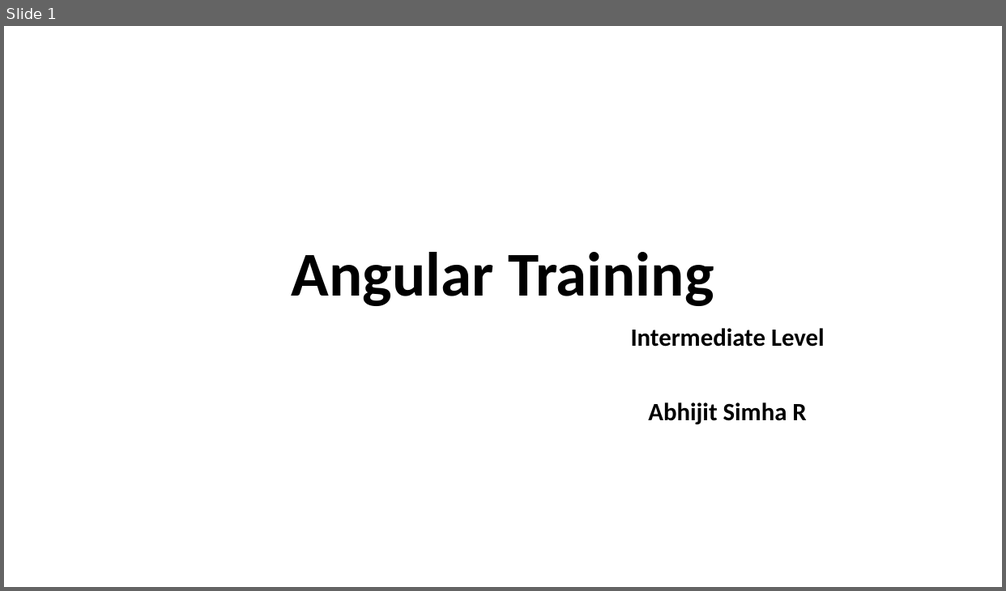
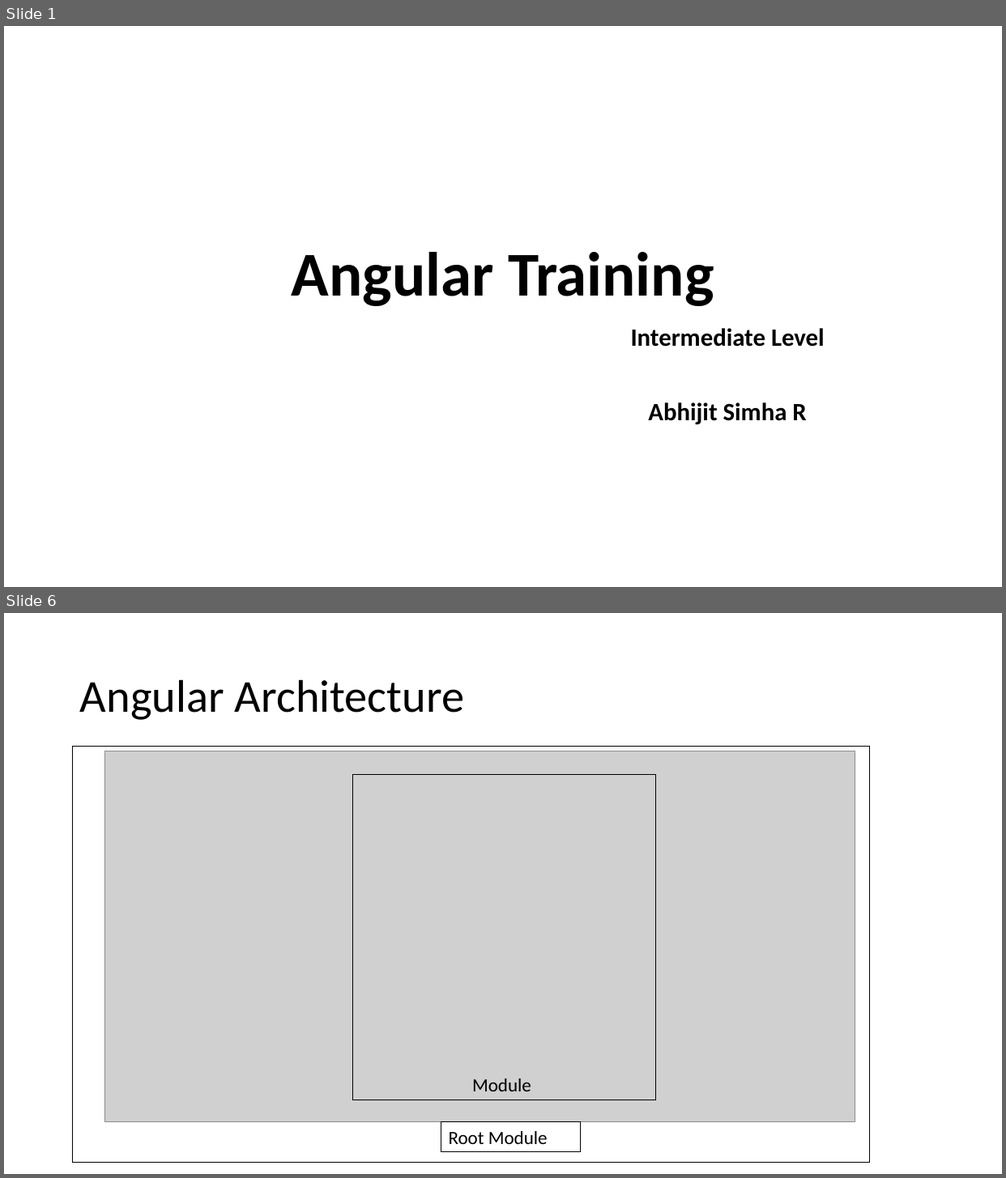
Before and after one commit to simhaabhijit/Angular-Training-Intermediate, a slide deck: Angular Intermediate Level Training PPT.pptx. Shown one above the other, each under a label of ours: slide 1 before the commit, slides 1 and 6 after it; the slides between them are not shown. The pictures are 1006x591 and 1006x1178 pixels, drawn with LibreOffice and Linux fonts; fonts in the diff are those of the drawing; grey boxes stand for pictures. Boxes give left, top, right and bottom in pixels: in the first picture for what was removed or moved away, otherwise in the second. Text is boxed around its words. In the diff, an @@ line names an element or a change of style, - is before the commit and + after.

Commit message:
save point till feature modules concept

```diff
--- a/Angular Intermediate Level Training PPT.pptx
+++ b/Angular Intermediate Level Training PPT.pptx
@@ slide 6 added at [4,613,1002,1174], background #FFFFFF @@
@@ title added at [80,679,465,720], 44 pt, text #000000 @@
+Angular Architecture
@@ rectangle added at [73,747,870,1163], outline #000000 0.75 pt @@
@@ picture added at [105,752,854,1122] @@
@@ rectangle added at [353,774,655,1100], outline #000000 0.75 pt @@
@@ text added at [472,1079,531,1092], 18 pt, text #000000 @@
+Module
@@ rectangle added at [441,1122,582,1152], outline #000000 0.75 pt, 18 pt, text #000000 @@
+Root Module
```
Also in this commit, not shown: 8 other slides added, 4 slides removed, 24 other files.
